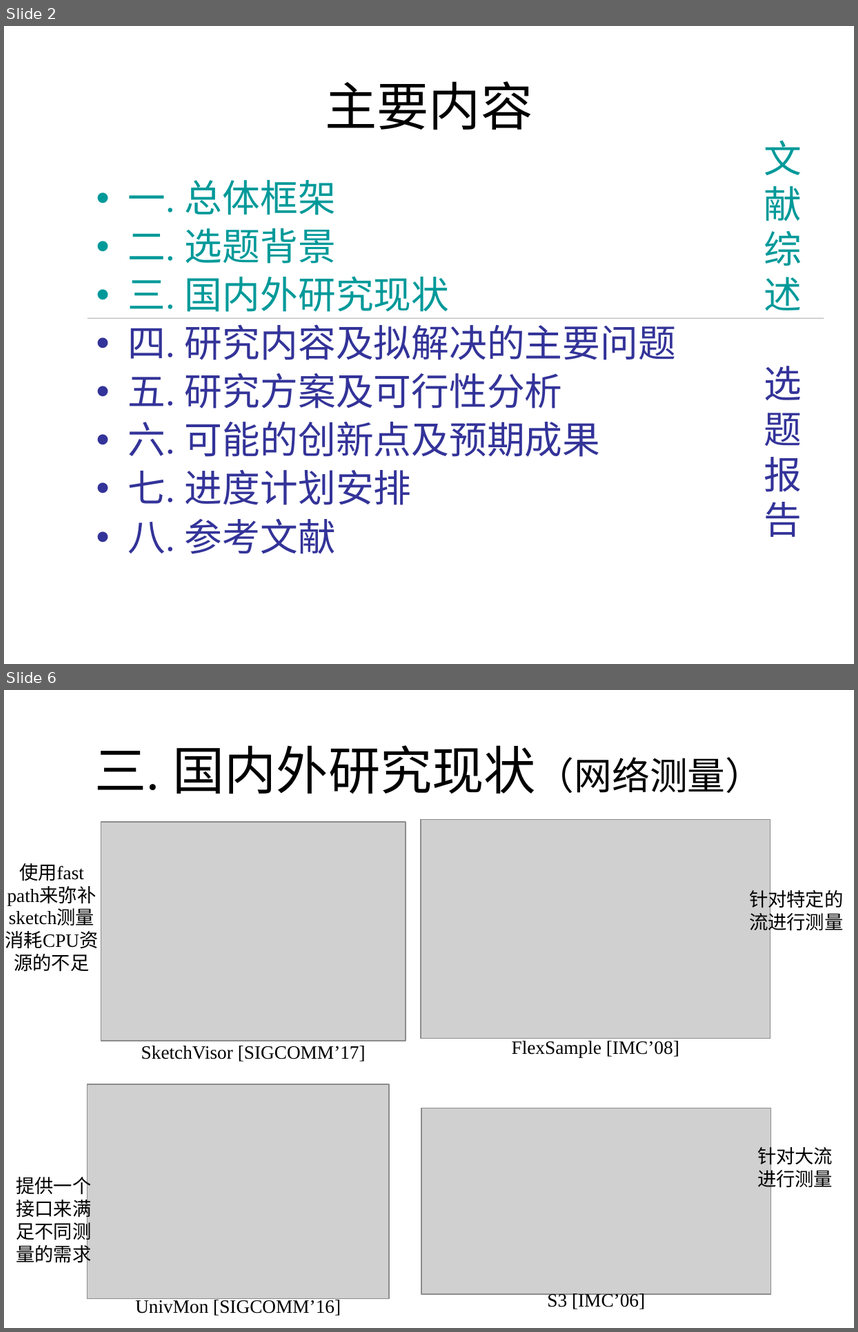
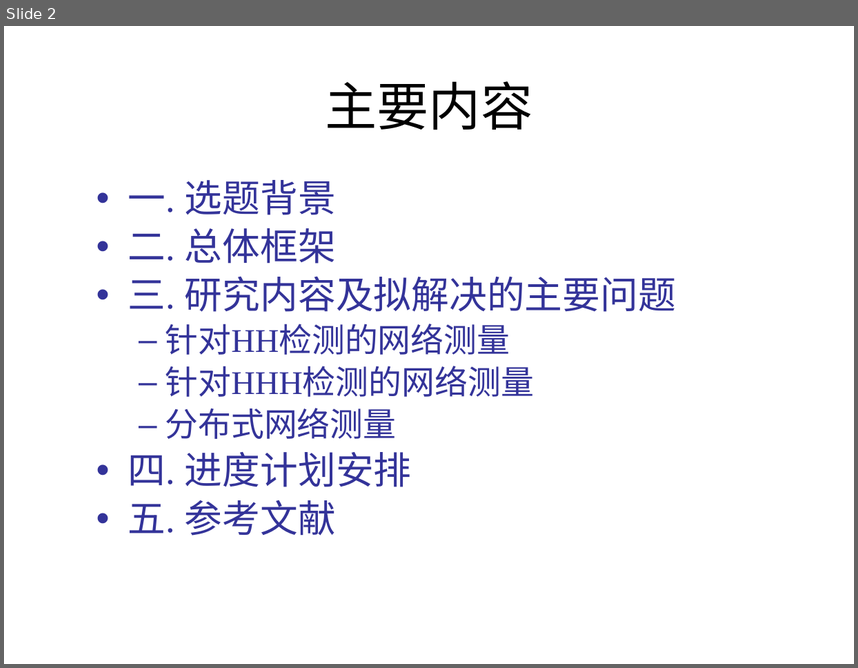
Before and after one commit to xinshengzzy/thesis_proposal, a slide deck: 赵宗义-博士生开题报告-2018年秋.pptx. Shown one above the other, each under a label of ours: slides 2 and 6 before the commit, slide 2 after it; the slides between them are not shown. The pictures are 858x1332 and 858x668 pixels, drawn with LibreOffice and Linux fonts; fonts in the diff are those of the drawing; grey boxes stand for pictures. Boxes give left, top, right and bottom in pixels: in the first picture for what was removed or moved away, otherwise in the second. Text is boxed around its words. In the diff, an @@ line names an element or a change of style, - is before the commit and + after.

```diff
--- a/赵宗义-博士生开题报告-2018年秋.pptx
+++ b/赵宗义-博士生开题报告-2018年秋.pptx
@@ slide 6 removed at (4,690,854,1328), background #FFFFFF @@
@@ title removed at (94,745,764,794) @@
-三. 国内外研究现状（网络测量）
@@ picture removed at (101,822,406,1041) @@
@@ picture removed at (421,819,770,1038) @@
@@ text removed at (19,863,84,881) @@
-使用fast path来弥补sketch测量消耗CPU资源的不足
@@ text removed at (749,887,843,934) @@
-针对特定的流进行测量
@@ text removed at (512,1041,680,1057) @@
-FlexSample [IMC’08]
@@ text removed at (141,1045,366,1061) @@
-SketchVisor [SIGCOMM’17]
@@ picture removed at (87,1083,389,1298) @@
@@ picture removed at (421,1107,771,1294) @@
@@ text removed at (757,1144,833,1191) @@
-针对大流进行测量
@@ text removed at (16,1174,91,1265) @@
-提供一个接口来满足不同测量的需求
@@ text removed at (135,1298,341,1315) @@
-UnivMon [SIGCOMM’16]
@@ text removed at (547,1292,645,1309) @@
-S3 [IMC’06]
@@ slide 2 changed as well @@
@@ text removed at (764,140,802,310) @@
-文献
-综述
@@ text at (128,180,676,535): text changed @@
-• 一. 总体框架
-• 二. 选题背景
-• 三. 国内外研究现状
-• 四. 研究内容及拟解决的主要问题
-• 五. 研究方案及可行性分析
-• 六. 可能的创新点及预期成果
-• 七. 进度计划安排
-• 八. 参考文献
+• 一. 选题背景
+• 二. 总体框架
+• 三. 研究内容及拟解决的主要问题
+  – 针对HH检测的网络测量
+  – 针对HHH检测的网络测量
+  – 分布式网络测量
+• 四. 进度计划安排
+• 五. 参考文献
@@ line removed from (87, 319) to (824, 319) @@
@@ text removed at (764,365,802,537) @@
-选
-题
-报
-告
```
Also in this commit, not shown: 7 other slides changed, 42 slides added, 12 other slides removed, 18 other files.
